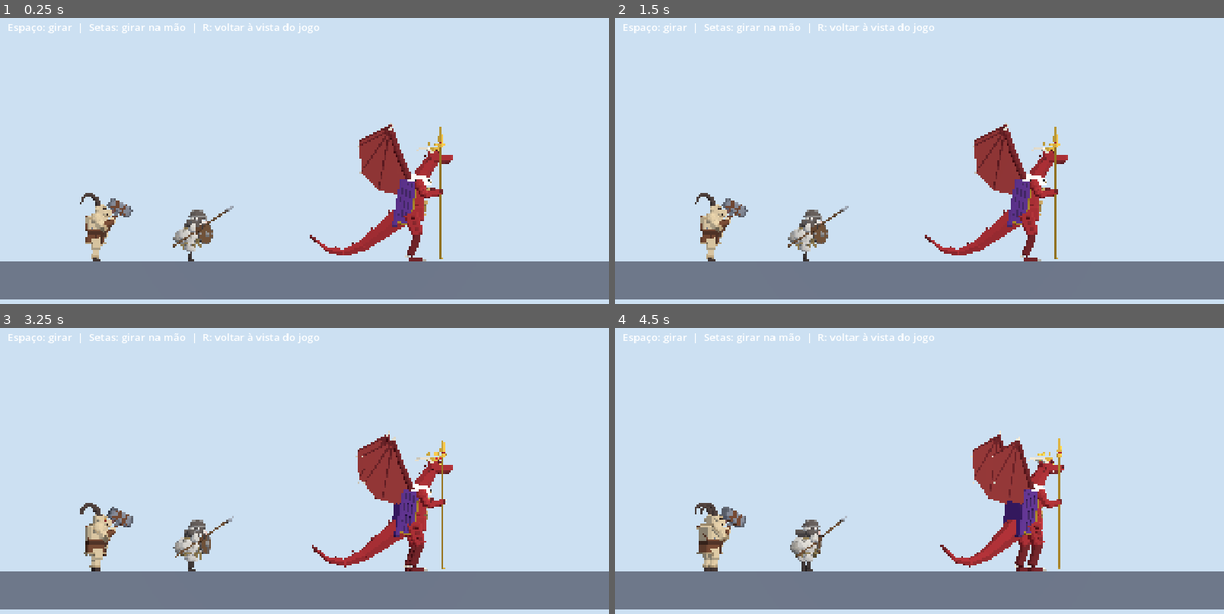
Above: before the commit, frames 1-4 (two rows, left to right).
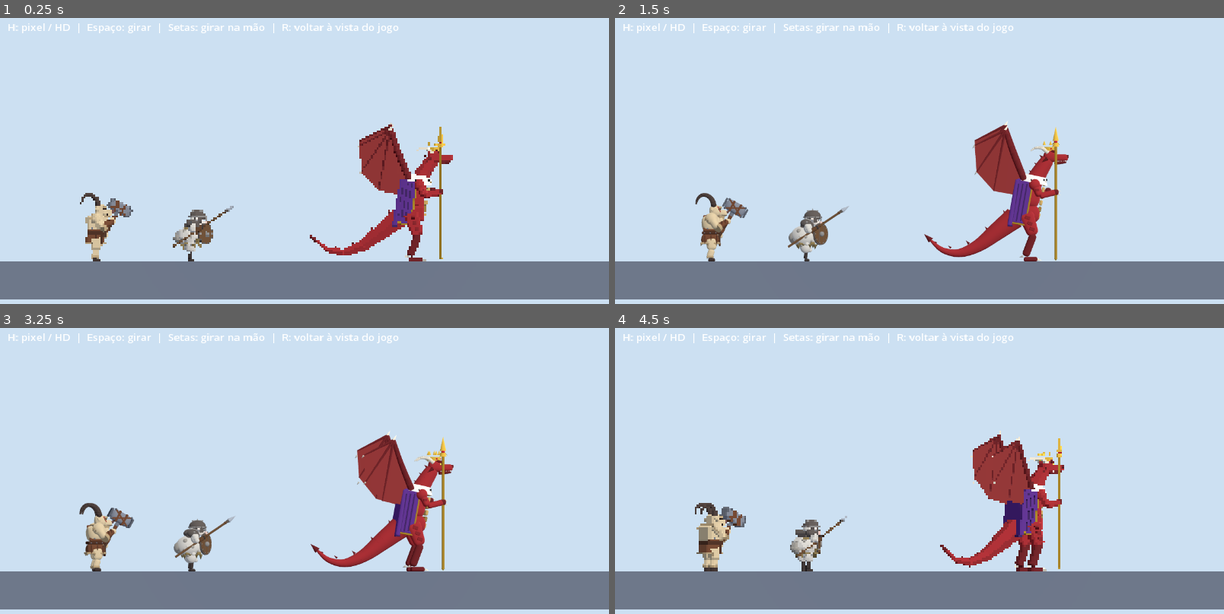
Above: after the commit, the same moments.

Repository: diorgejorge/Horns-up
Game: Godot game, scene res://scenes/galeria_personagens.tscn
The game is run twice, just before and just after one commit, with the same random seed, the same clock (stepped at 60 frames per second) and the same inputs. This scene is started directly instead of the project's main scene.
Inputs:
- Up to frame 1 (0.25 s): no input
- Up to frame 2 (1.5 s): tap Enter at 0.5 s; hold D (move_right) 0.53-1.28 s; tap H at 0.6 s; tap Space (jump) at 0.77, 1.25 s; tap R at 0.8, 1.35 s; hold A (move_left) from 1.28 s (still down)
- Up to frame 3 (3.25 s): tap Space (jump) at 1.52, 3.02 s; tap H at 1.55, 2.85 s; release A (move_left) at 2.03 s; hold D (move_right) from 2.03 s (still down); tap J (attack) at 2.1 s; tap R at 2.3 s; tap Enter at 2.75 s
- Up to frame 4 (4.5 s): release D (move_right) at 3.53 s; hold A (move_left) from 3.53 s (still down); tap R at 3.6 s; tap Space (jump) at 3.77 s; tap H at 4.35 s

The runs differ from the first frame. In frame 1, 0.5% of the frame differs, in the area x 1-66%, y 1-75%; in frame 2, 2.1%; in frame 3, 2.2%, in the area x 1-75%, y 1-86%; in frame 4, 0.5%.

Commit message:
feat: versão HD dos três personagens
O gerador agora sai também com <nome>_hd: chanfros redondos, normais
suaves, cilindros e esferas com mais segmentos e chifres e rabo em
curva suave. A galeria troca entre o render pixel do jogo e a vista
HD com a tecla H.

Co-Authored-By: Claude Opus 5.5 <noreply@anthropic.com>
Claude-Session: https://claude.ai/code/session_014GhU5DYaoUtd11fBVQSQ7M

Diff:
--- a/scenes/galeria_personagens.tscn
+++ b/scenes/galeria_personagens.tscn
@@ -1,9 +1,12 @@
-[gd_scene load_steps=8 format=3]
+[gd_scene load_steps=11 format=3]
 
 [ext_resource type="Script" path="res://scripts/galeria_personagens.gd" id="1"]
 [ext_resource type="PackedScene" path="res://assets/modelos/personagens/bode.glb" id="2"]
 [ext_resource type="PackedScene" path="res://assets/modelos/personagens/ovelha.glb" id="3"]
 [ext_resource type="PackedScene" path="res://assets/modelos/personagens/rei_dragao.glb" id="4"]
+[ext_resource type="PackedScene" path="res://assets/modelos/personagens/bode_hd.glb" id="5"]
+[ext_resource type="PackedScene" path="res://assets/modelos/personagens/ovelha_hd.glb" id="6"]
+[ext_resource type="PackedScene" path="res://assets/modelos/personagens/rei_dragao_hd.glb" id="7"]
 
 [sub_resource type="Environment" id="env"]
 background_mode = 1
@@ -73,6 +76,18 @@
 [node name="ReiDragao" parent="ViewportContainer/GameViewport/Modelos" instance=ExtResource("4")]
 transform = Transform3D(1, 0, 0, 0, 1, 0, 0, 0, 1, 2.8, 0, 0)
 
+[node name="ModelosHD" type="Node3D" parent="ViewportContainer/GameViewport"]
+visible = false
+
+[node name="BodeHD" parent="ViewportContainer/GameViewport/ModelosHD" instance=ExtResource("5")]
+transform = Transform3D(1, 0, 0, 0, 1, 0, 0, 0, 1, -5.5, 0, 0)
+
+[node name="OvelhaHD" parent="ViewportContainer/GameViewport/ModelosHD" instance=ExtResource("6")]
+transform = Transform3D(1, 0, 0, 0, 1, 0, 0, 0, 1, -3, 0, 0)
+
+[node name="ReiDragaoHD" parent="ViewportContainer/GameViewport/ModelosHD" instance=ExtResource("7")]
+transform = Transform3D(1, 0, 0, 0, 1, 0, 0, 0, 1, 2.8, 0, 0)
+
 [node name="Ajuda" type="Label" parent="."]
 layout_mode = 0
 offset_left = 16.0
@@ -80,4 +95,4 @@
 offset_right = 900.0
 offset_bottom = 48.0
 theme_override_font_sizes/font_size = 22
-text = "Espaço: girar  |  Setas: girar na mão  |  R: voltar à vista do jogo"
+text = "H: pixel / HD  |  Espaço: girar  |  Setas: girar na mão  |  R: voltar à vista do jogo"
--- a/scripts/galeria_personagens.gd
+++ b/scripts/galeria_personagens.gd
@@ -1,13 +1,20 @@
 extends Control
-## Galeria dos modelos dos personagens, no mesmo render do jogo
-## (320x180 sem suavizar, câmera ortográfica de lado).
-## Espaço: liga e desliga o giro. Setas: giram na mão.
+## Galeria dos modelos dos personagens.
+## Começa no render do jogo (320x180 sem suavizar, câmera ortográfica de lado)
+## com os modelos low-poly. H troca para a vista HD: modelos _hd em
+## resolução cheia, com antisserrilhado.
+## Espaço: liga e desliga o giro. Setas: giram na mão. R: volta à vista do jogo.
 
 const VELOCIDADE_GIRO := 0.8
+const ENCOLHER_PIXEL := 4
 
 var girando := false
+var hd := false
 
+@onready var container: SubViewportContainer = $ViewportContainer
+@onready var viewport: SubViewport = $ViewportContainer/GameViewport
 @onready var modelos: Node3D = $ViewportContainer/GameViewport/Modelos
+@onready var modelos_hd: Node3D = $ViewportContainer/GameViewport/ModelosHD
 
 
 func _process(delta: float) -> void:
@@ -18,15 +25,30 @@
 		giro -= 2.0 * delta
 	if Input.is_key_pressed(KEY_RIGHT):
 		giro += 2.0 * delta
-	for modelo in modelos.get_children():
-		(modelo as Node3D).rotate_y(giro)
+	for grupo in [modelos, modelos_hd]:
+		for modelo in grupo.get_children():
+			(modelo as Node3D).rotate_y(giro)
 
 
 func _unhandled_input(event: InputEvent) -> void:
 	if event is InputEventKey and event.pressed and not event.echo:
-		if event.keycode == KEY_SPACE:
-			girando = not girando
-		elif event.keycode == KEY_R:
-			for modelo in modelos.get_children():
-				(modelo as Node3D).rotation = Vector3.ZERO
-			girando = false
+		match event.keycode:
+			KEY_SPACE:
+				girando = not girando
+			KEY_H:
+				usar_hd(not hd)
+			KEY_R:
+				for grupo in [modelos, modelos_hd]:
+					for modelo in grupo.get_children():
+						(modelo as Node3D).rotation = Vector3.ZERO
+				girando = false
+
+
+func usar_hd(ligar: bool) -> void:
+	hd = ligar
+	modelos.visible = not hd
+	modelos_hd.visible = hd
+	container.stretch_shrink = 1 if hd else ENCOLHER_PIXEL
+	container.texture_filter = (CanvasItem.TEXTURE_FILTER_LINEAR if hd
+		else CanvasItem.TEXTURE_FILTER_NEAREST)
+	viewport.msaa_3d = Viewport.MSAA_4X if hd else Viewport.MSAA_DISABLED
Binary file changed: arte/previas/bode_angulos.png
Binary file added: arte/previas/bode_hd_angulos.png
Binary file added: arte/previas/galeria_hd.png
Binary file changed: arte/previas/galeria_vista_do_jogo.png
Binary file added: arte/previas/ovelha_hd_angulos.png
Binary file added: arte/previas/rei_dragao_hd_angulos.png
Binary file changed: assets/modelos/personagens/bode.glb
Binary file added: assets/modelos/personagens/bode_hd.glb
Not shown, added: assets/modelos/personagens/bode_hd.glb.import
Binary file added: assets/modelos/personagens/ovelha_hd.glb
Not shown, added: assets/modelos/personagens/ovelha_hd.glb.import
Binary file added: assets/modelos/personagens/rei_dragao_hd.glb
(and 7 more such lines)
